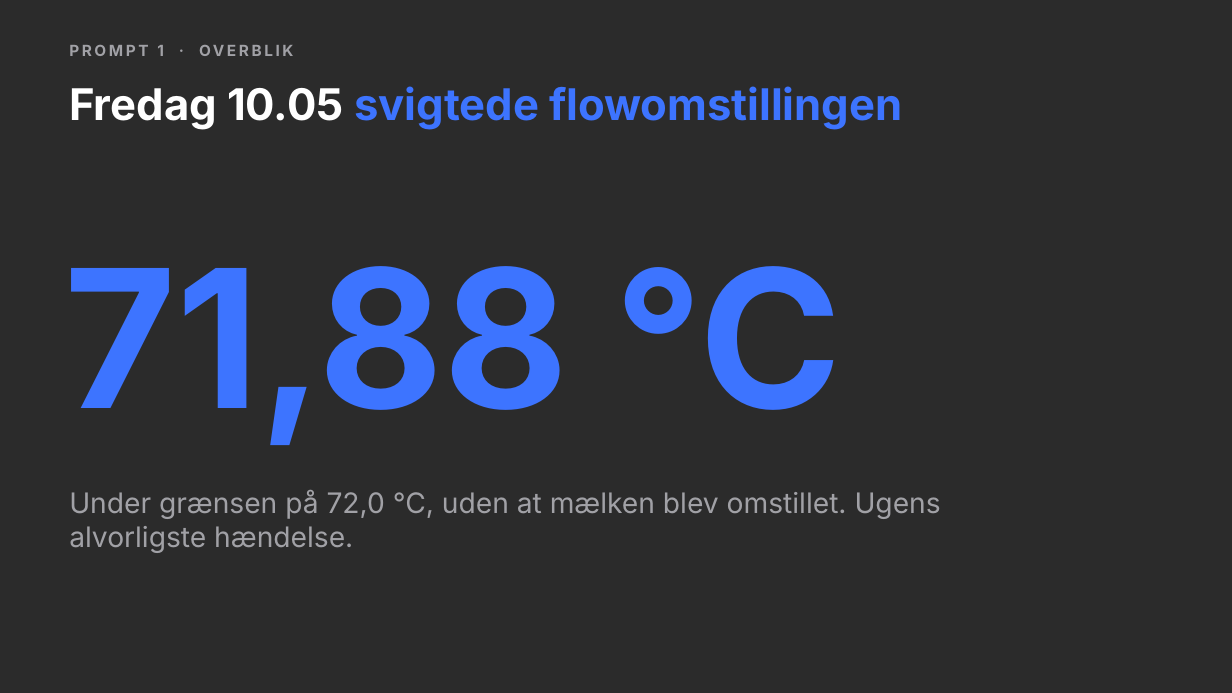
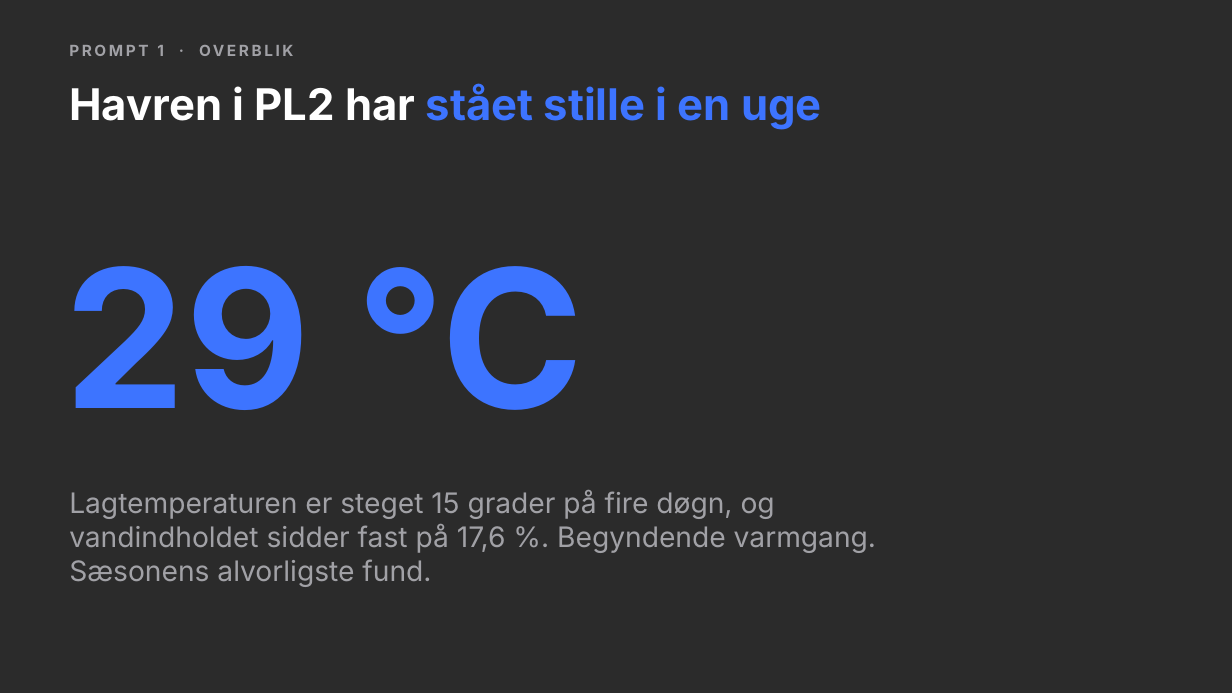
Before and after one commit to andr8769-ui/ucl-ai-undervisning, a slide deck: slide 26 of private/proces/praesentation.pptx. Drawn at 1232x693 pixels with LibreOffice and Linux fonts; fonts in the diff are those of the drawing; background and template pictures are left out; a plain dark background stands for a picture behind light text. Boxes give left, top, right and bottom in pixels: in the first picture for what was removed or moved away, otherwise in the second. Text is boxed around its words. In the diff, an @@ line names an element or a change of style, - is before the commit and + after.

```diff
--- a/private/proces/praesentation.pptx
+++ b/private/proces/praesentation.pptx
@@ text at (69,83,822,130): text changed @@
-Fredag 10.05 svigtede flowomstillingen
+Havren i PL2 har stået stille i en uge
@@ text at (65,266,583,410): text changed @@
-71,88 °C
+29 °C
@@ text at (69,490,876,587): text changed @@
-Under grænsen på 72,0 °C, uden at mælken blev omstillet. Ugens alvorligste hændelse.
+Lagtemperaturen er steget 15 grader på fire døgn, og vandindholdet sidder fast på 17,6 %. Begyndende varmgang. Sæsonens alvorligste fund.
```
Also in this commit, not shown: 11 other slides changed, 1 slide added, 1 slide removed, 26 other files.
